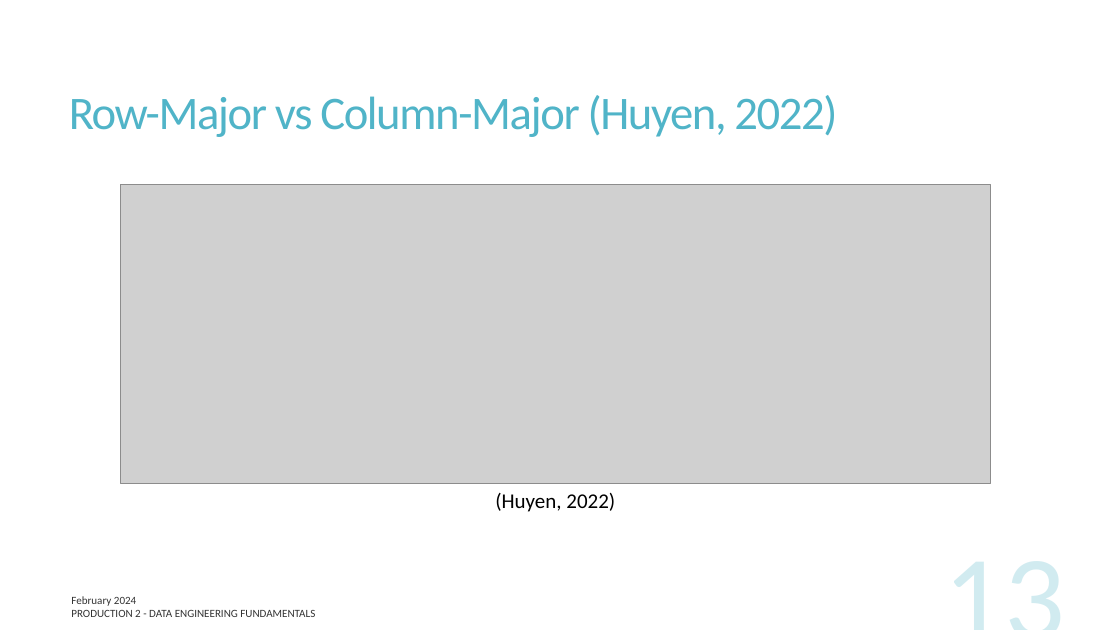
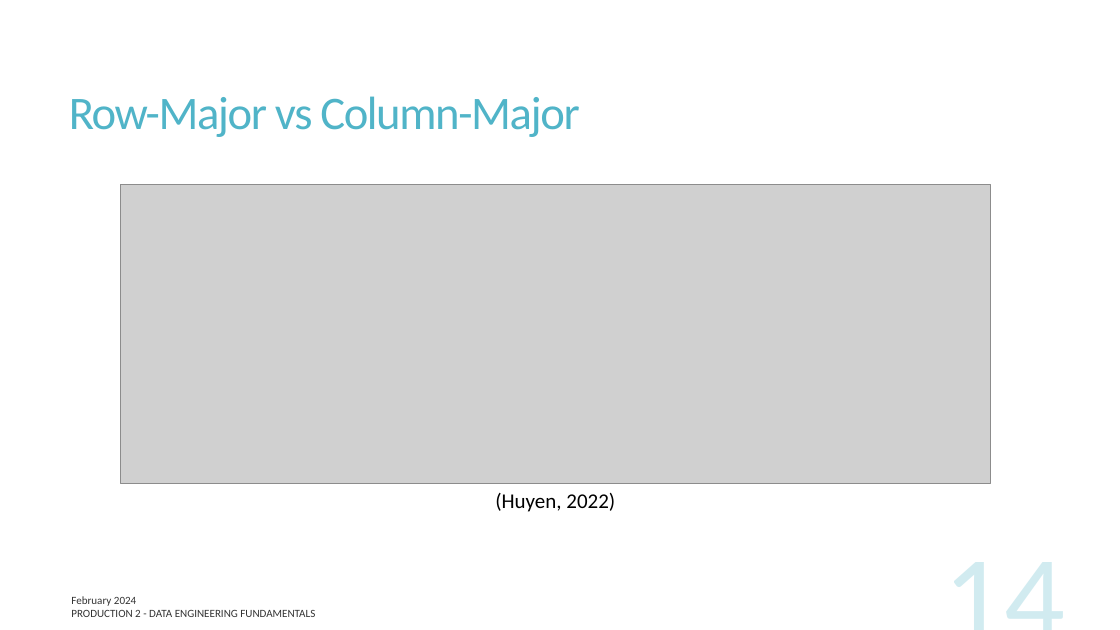
Before and after one commit to UofT-DSI/production, a slide deck: slide 14 of lessons/part_2/production_2.pptx (slide 13 before the commit). Drawn at 1120x630 pixels with LibreOffice and Linux fonts; fonts in the diff are those of the drawing; grey boxes stand for pictures. Boxes give left, top, right and bottom in pixels: in the first picture for what was removed or moved away, otherwise in the second. Text is boxed around its words. In the diff, an @@ line names an element or a change of style, - is before the commit and + after.

```diff
--- a/lessons/part_2/production_2.pptx
+++ b/lessons/part_2/production_2.pptx
@@ title at (x1=69, y1=96, x2=579, y2=137): text changed @@
-Row-Major vs Column-Major (Huyen, 2022)
+Row-Major vs Column-Major
@@ page number at (x1=805, y1=540, x2=1074, y2=630): text changed @@
-13
+14
```
Also in this commit, not shown: 5 other slides changed, 11 other files.
